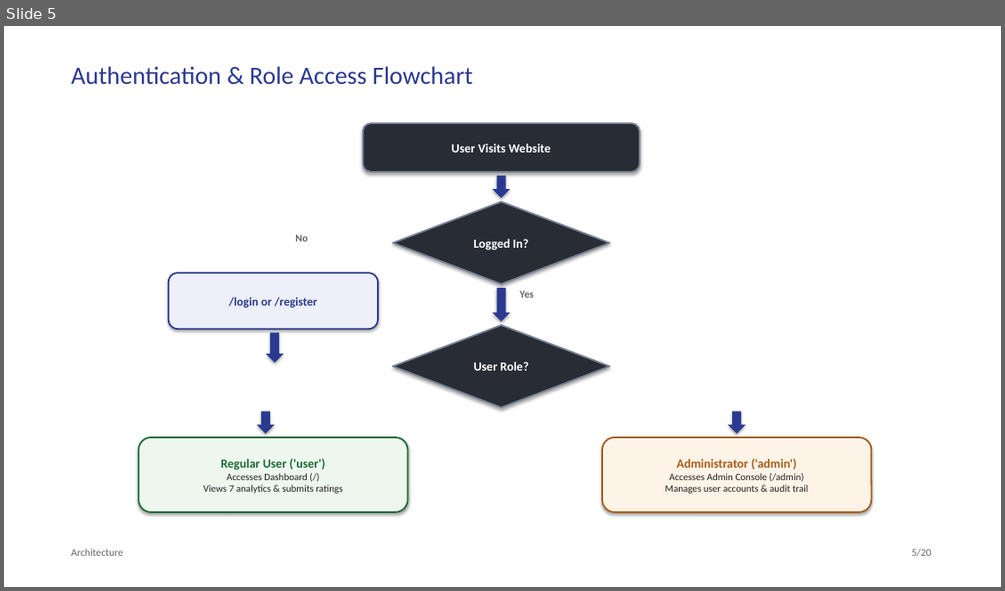
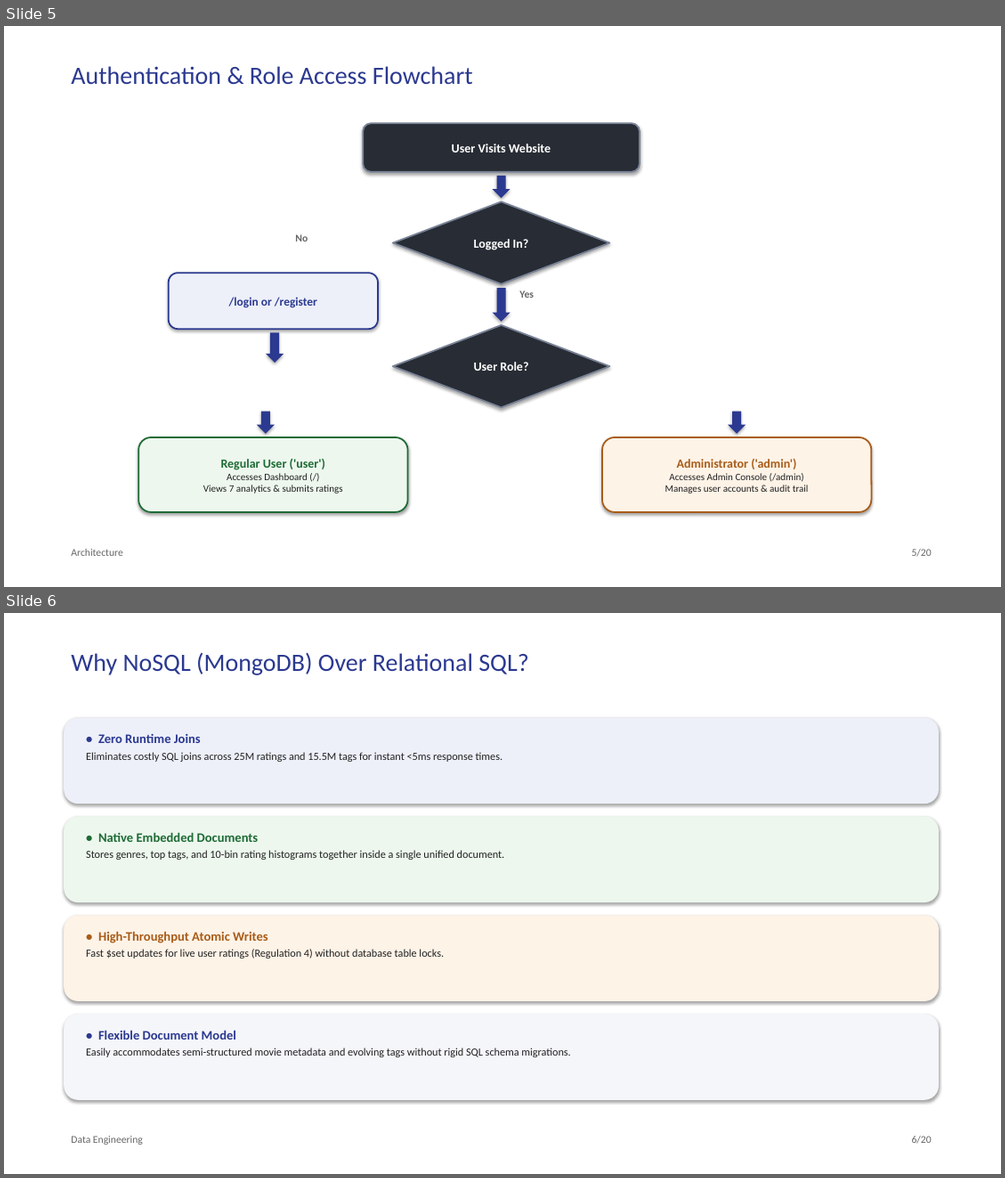
Before and after one commit to prithamnandavaram/movielens-data-engineering, a slide deck: presentation/MovieLens_Analytics_Presentation.pptx. Shown one above the other, each under a label of ours: slide 5 before the commit, slides 5 and 6 after it. The pictures are 1005x591 and 1005x1178 pixels, drawn with LibreOffice and Linux fonts; fonts in the diff are those of the drawing. Boxes give left, top, right and bottom in pixels: in the first picture for what was removed or moved away, otherwise in the second. Text is boxed around its words. In the diff, an @@ line names an element or a change of style, - is before the commit and + after.

```diff
--- a/presentation/MovieLens_Analytics_Presentation.pptx
+++ b/presentation/MovieLens_Analytics_Presentation.pptx
@@ slide 6 added at (4, 613, 1001, 1174), background #FFFFFF @@
@@ text added at (71, 652, 528, 675), 24 pt, text #2B3990 @@
+Why NoSQL (MongoDB) Over Relational SQL?
@@ rounded rectangle added at (64, 718, 938, 803), fill #EDF0F9 @@
@@ text added at (86, 734, 502, 762), 10.5 pt, text #222222 @@
+• Zero Runtime Joins
+Eliminates costly SQL joins across 25M ratings and 15.5M tags for instant <5ms response times.
@@ rounded rectangle added at (64, 817, 938, 902), fill #EDF7EE @@
@@ text added at (86, 832, 505, 860), 10.5 pt, text #222222 @@
+• Native Embedded Documents
+Stores genres, top tags, and 10-bin rating histograms together inside a single unified document.
@@ rounded rectangle added at (64, 915, 938, 1001), fill #FEF3E7 @@
@@ text added at (86, 931, 444, 958), 10.5 pt, text #222222 @@
+• High-Throughput Atomic Writes
+Fast $set updates for live user ratings (Regulation 4) without database table locks.
@@ rounded rectangle added at (64, 1013, 938, 1100), fill #F5F6FA @@
@@ text added at (86, 1030, 570, 1057), 10.5 pt, text #222222 @@
+• Flexible Document Model
+Easily accommodates semi-structured movie metadata and evolving tags without rigid SQL schema migrations.
@@ text added at (71, 1135, 143, 1144), 10 pt, text #666666 @@
+Data Engineering
@@ text added at (912, 1135, 931, 1143), 10 pt, text #666666 @@
+6/20
```
Also in this commit, not shown: 1 other slide added, 2 slides removed, 1 other file.
